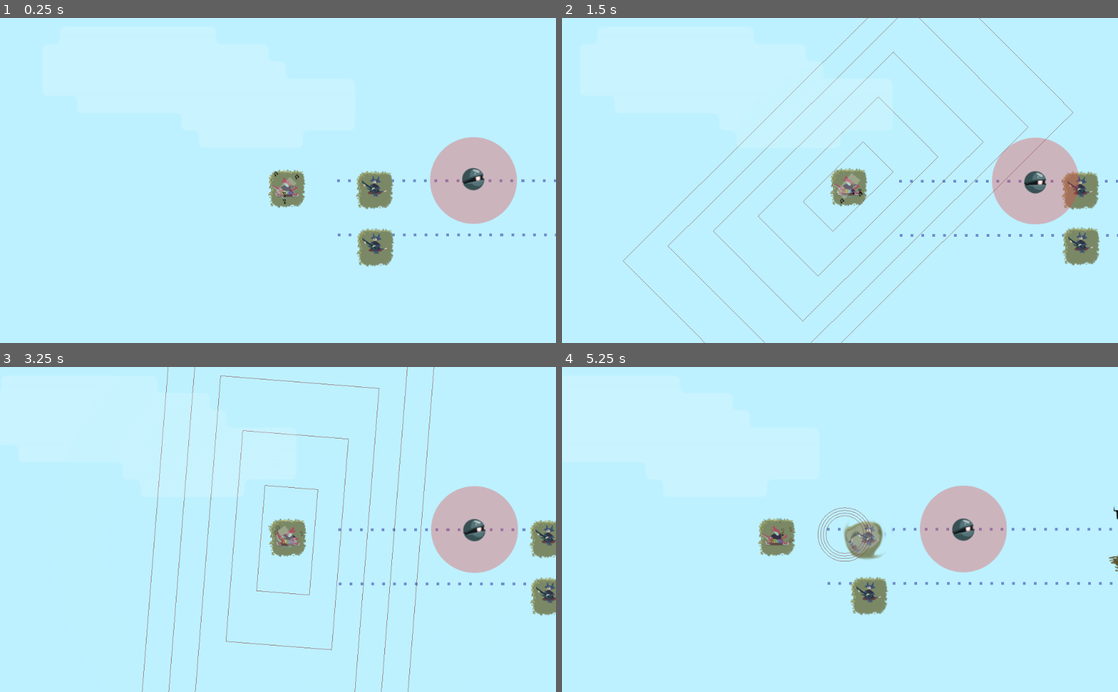
Above: before the commit, frames 1-4 (two rows, left to right).
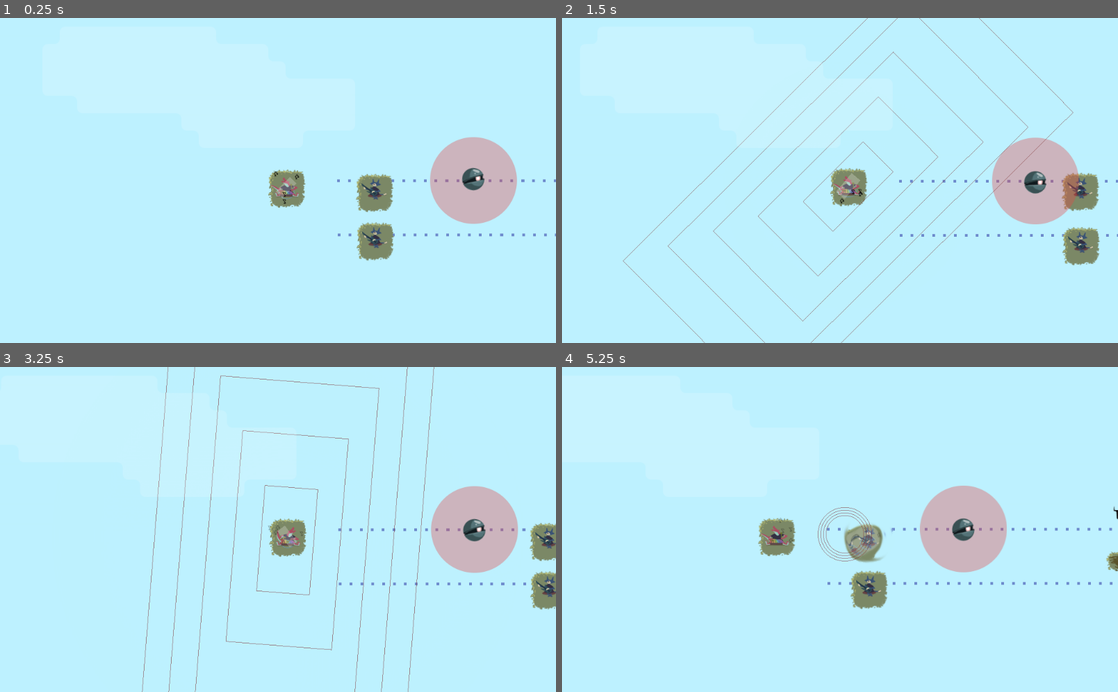
Above: after the commit, the same moments.

Repository: uspgamedev/skyjammers
Game: Godot game, scene res://stages/stage03.tscn
Two runs of this game, one before a commit and one after it. Both use one fixed random seed, a clock stepped at 60 frames per second and the inputs below. This scene is started directly instead of the project's main scene. Sound files missing from this copy of the repository are replaced by a short silence.
Inputs:
- Up to frame 1 (0.25 s): no input
- Up to frame 2 (1.5 s): hold Space (action_play) 0.53-1.28 s; tap Space (action_play) at 1.35 s
- Up to frame 3 (3.25 s): hold Space (action_play) 2.03-2.78 s; tap Space (action_play) at 2.85 s
- Up to frame 4 (5.25 s): hold Space (action_play) 3.53-4.28 s; tap Space (action_play) at 4.35 s; hold Space (action_play) from 5.03 s (still down)

The runs differ from the first frame. In frame 1, 0.8% of the frame differs, in the area x 64-71%, y 47-77%; in frame 2, 0.2%; in frame 3, 0.7%; in frame 4, 1.1%, in the area x 46-100%, y 43-77%.

Commit message:
Fix stage03 island's node type

Diff:
--- a/game/stages/stage03.tscn
+++ b/game/stages/stage03.tscn
@@ -1,14 +1,13 @@
-[gd_scene load_steps=12 format=2]
+[gd_scene load_steps=11 format=2]
 
 [ext_resource path="res://stages/base.tscn" type="PackedScene" id=1]
-[ext_resource path="res://islands/tileset.tres" type="TileSet" id=2]
-[ext_resource path="res://islands/island.gd" type="Script" id=3]
-[ext_resource path="res://Instruments/Xylophone/Xylophone.tscn" type="PackedScene" id=4]
-[ext_resource path="res://Movement/Rotate.tscn" type="PackedScene" id=5]
-[ext_resource path="res://Movement/PathManager.tscn" type="PackedScene" id=6]
-[ext_resource path="res://Instruments/Bass/Bass.tscn" type="PackedScene" id=7]
-[ext_resource path="res://Sentinels/Watcher/watcher.tscn" type="PackedScene" id=8]
-[ext_resource path="res://goal/Goal.tscn" type="PackedScene" id=9]
+[ext_resource path="res://islands/Island.tscn" type="PackedScene" id=2]
+[ext_resource path="res://Instruments/Xylophone/Xylophone.tscn" type="PackedScene" id=3]
+[ext_resource path="res://Movement/Rotate.tscn" type="PackedScene" id=4]
+[ext_resource path="res://Movement/PathManager.tscn" type="PackedScene" id=5]
+[ext_resource path="res://Instruments/Bass/Bass.tscn" type="PackedScene" id=6]
+[ext_resource path="res://Sentinels/Watcher/watcher.tscn" type="PackedScene" id=7]
+[ext_resource path="res://goal/Goal.tscn" type="PackedScene" id=8]
 
 [sub_resource type="Curve2D" id=1]
 
@@ -32,35 +31,21 @@
 
 initial_bard_path = NodePath("Instruments/Island/Xylophone")
 
-[node name="Island" type="TileMap" parent="Instruments" index="0"]
+[node name="Island" parent="Instruments" index="0" instance=ExtResource( 2 )]
 
-mode = 0
-tile_set = ExtResource( 2 )
-cell_size = Vector2( 32, 32 )
-cell_quadrant_size = 16
-cell_custom_transform = Transform2D( 1, 0, 0, 1, 0, 0 )
-cell_half_offset = 2
-cell_tile_origin = 0
-cell_y_sort = false
-cell_clip_uv = false
-collision_use_kinematic = false
-collision_friction = 1.0
-collision_bounce = 0.0
-collision_layer = 1
-collision_mask = 1
-occluder_light_mask = 1
-format = 1
-tile_data = PoolIntArray( -1, 0, 0, -65536, 1, 0, -65535, 3, 0, 65535, 4, 0, 0, 5, 0, 1, 7, 0, 131071, 12, 0, 65536, 13, 0, 65537, 15, 0 )
-script = ExtResource( 3 )
-_sections_unfolded = [ "Cell" ]
+_sections_unfolded = [ "Cell", "Transform" ]
 
-[node name="Xylophone" parent="Instruments/Island" index="0" instance=ExtResource( 4 )]
+[node name="Under2" parent="Instruments/Island" index="1"]
+
+tile_data = PoolIntArray( -1, 0, 0, -65536, 1, 0, -65535, 3, 0, 65535, 4, 0, 0, 6, 0, 1, 7, 0, 131071, 12, 0, 65536, 13, 0, 65537, 15, 0 )
+
+[node name="Xylophone" parent="Instruments/Island" index="2" instance=ExtResource( 3 )]
 
 position = Vector2( 15, 15 )
 
-[node name="Rotate" parent="Instruments/Island/Xylophone/SoundWaveShape" index="0" instance=ExtResource( 5 )]
+[node name="Rotate" parent="Instruments/Island/Xylophone/SoundWaveShape" index="0" instance=ExtResource( 4 )]
 
-[node name="Path2D" parent="Instruments" index="1" instance=ExtResource( 6 )]
+[node name="Path2D" parent="Instruments" index="1" instance=ExtResource( 5 )]
 
 editor/display_folded = true
 curve = SubResource( 1 )
@@ -69,36 +54,22 @@
 
 [node name="PathFollow2D" parent="Instruments/Path2D" index="0"]
 
-editor/display_folded = true
 position = Vector2( 108.823, 0.4519 )
 
-[node name="Island" type="TileMap" parent="Instruments/Path2D/PathFollow2D" index="0"]
+[node name="Island" parent="Instruments/Path2D/PathFollow2D" index="0" instance=ExtResource( 2 )]
 
-mode = 0
-tile_set = ExtResource( 2 )
-cell_size = Vector2( 32, 32 )
-cell_quadrant_size = 16
-cell_custom_transform = Transform2D( 1, 0, 0, 1, 0, 0 )
-cell_half_offset = 2
-cell_tile_origin = 0
-cell_y_sort = false
-cell_clip_uv = false
-collision_use_kinematic = false
-collision_friction = 1.0
-collision_bounce = 0.0
-collision_layer = 1
-collision_mask = 1
-occluder_light_mask = 1
-format = 1
-tile_data = PoolIntArray( -1, 0, 0, -65536, 1, 0, -65535, 3, 0, 65535, 4, 0, 0, 5, 0, 1, 7, 0, 131071, 12, 0, 65536, 13, 0, 65537, 15, 0 )
-_sections_unfolded = [ "Cell" ]
+_sections_unfolded = [ "Cell", "Transform" ]
 
-[node name="Bass" parent="Instruments/Path2D/PathFollow2D/Island" index="0" instance=ExtResource( 7 )]
+[node name="Under2" parent="Instruments/Path2D/PathFollow2D/Island" index="1"]
+
+tile_data = PoolIntArray( -1, 0, 0, -65536, 1, 0, -65535, 3, 0, 65535, 4, 0, 0, 9, 0, 1, 7, 0, 131071, 12, 0, 65536, 13, 0, 65537, 15, 0 )
+
+[node name="Bass" parent="Instruments/Path2D/PathFollow2D/Island" index="2" instance=ExtResource( 6 )]
 
 position = Vector2( 15, 10 )
 frequency = 0
 
-[node name="Path2D2" parent="Instruments" index="2" instance=ExtResource( 6 )]
+[node name="Path2D2" parent="Instruments" index="2" instance=ExtResource( 5 )]
 
 editor/display_folded = true
 position = Vector2( 0, -1 )
@@ -109,66 +80,37 @@
 
 position = Vector2( 110, 101 )
 
-[node name="Island" type="TileMap" parent="Instruments/Path2D2/PathFollow2D" index="0"]
+[node name="Island" parent="Instruments/Path2D2/PathFollow2D" index="0" instance=ExtResource( 2 )]
 
-editor/display_folded = true
 position = Vector2( 0, 1 )
-mode = 0
-tile_set = ExtResource( 2 )
-cell_size = Vector2( 32, 32 )
-cell_quadrant_size = 16
-cell_custom_transform = Transform2D( 1, 0, 0, 1, 0, 0 )
-cell_half_offset = 2
-cell_tile_origin = 0
-cell_y_sort = false
-cell_clip_uv = false
-collision_use_kinematic = false
-collision_friction = 1.0
-collision_bounce = 0.0
-collision_layer = 1
-collision_mask = 1
-occluder_light_mask = 1
-format = 1
-tile_data = PoolIntArray( -1, 0, 0, -65536, 1, 0, -65535, 3, 0, 65535, 4, 0, 0, 5, 0, 1, 7, 0, 131071, 12, 0, 65536, 13, 0, 65537, 15, 0 )
-script = ExtResource( 3 )
-_sections_unfolded = [ "Cell" ]
+tile_data = PoolIntArray( -1, 0, 0, -65536, 1, 0, -65535, 3, 0, 65535, 4, 0, 0, 6, 0, 1, 7, 0, 131071, 12, 0, 65536, 13, 0, 65537, 15, 0 )
+_sections_unfolded = [ "Cell", "Transform" ]
 
-[node name="Bass" parent="Instruments/Path2D2/PathFollow2D/Island" index="0" instance=ExtResource( 7 )]
+[node name="Bass" parent="Instruments/Path2D2/PathFollow2D/Island" index="2" instance=ExtResource( 6 )]
 
 position = Vector2( 15, 10 )
 frequency = 0
 
-[node name="Sentinel" parent="Instruments" index="3" instance=ExtResource( 8 )]
+[node name="Sentinel" parent="Instruments" index="3" instance=ExtResource( 7 )]
 
 position = Vector2( 360, 0 )
 _sections_unfolded = [ "Transform" ]
 
-[node name="IslandGoal" type="TileMap" parent="Instruments" index="4"]
+[node name="IslandGoal" parent="Instruments" index="4" instance=ExtResource( 2 )]
+
+[node name="Under2" parent="Instruments/IslandGoal" index="1"]
+
+tile_data = PoolIntArray( 20, 0, 0, 21, 1, 0, 22, 2, 0, 23, 3, 0, 65555, 0, 0, 65556, 31, 0, 65557, 5, 0, 65558, 5, 0, 65559, 28, 0, 65560, 3, 0, 131091, 12, 0, 131092, 19, 0, 131093, 5, 0, 131094, 5, 0, 131095, 16, 0, 131096, 15, 0, 196628, 12, 0, 196629, 14, 0, 196630, 14, 0, 196631, 15, 0 )
+
+[node name="Goal" parent="Instruments/IslandGoal" index="2" instance=ExtResource( 8 )]
 
 position = Vector2( 700, 20 )
-mode = 0
-tile_set = ExtResource( 2 )
-cell_size = Vector2( 32, 32 )
-cell_quadrant_size = 16
-cell_custom_transform = Transform2D( 1, 0, 0, 1, 0, 0 )
-cell_half_offset = 2
-cell_tile_origin = 0
-cell_y_sort = false
-cell_clip_uv = false
-collision_use_kinematic = false
-collision_friction = 1.0
-collision_bounce = 0.0
-collision_layer = 1
-collision_mask = 1
-occluder_light_mask = 1
-format = 1
-tile_data = PoolIntArray( -2, 0, 0, -1, 1, 0, -65536, 1, 0, -65535, 3, 0, 65534, 12, 0, 65535, 14, 0, 0, 14, 0, 1, 15, 0 )
-script = ExtResource( 3 )
-_sections_unfolded = [ "Cell", "Transform" ]
-
-[node name="Goal" parent="Instruments/IslandGoal" index="0" instance=ExtResource( 9 )]
 
 
+[editable path="Instruments/Island"]
 [editable path="Instruments/Island/Xylophone"]
 [editable path="Instruments/Path2D"]
+[editable path="Instruments/Path2D/PathFollow2D/Island"]
 [editable path="Instruments/Path2D2"]
+[editable path="Instruments/Path2D2/PathFollow2D/Island"]
+[editable path="Instruments/IslandGoal"]
